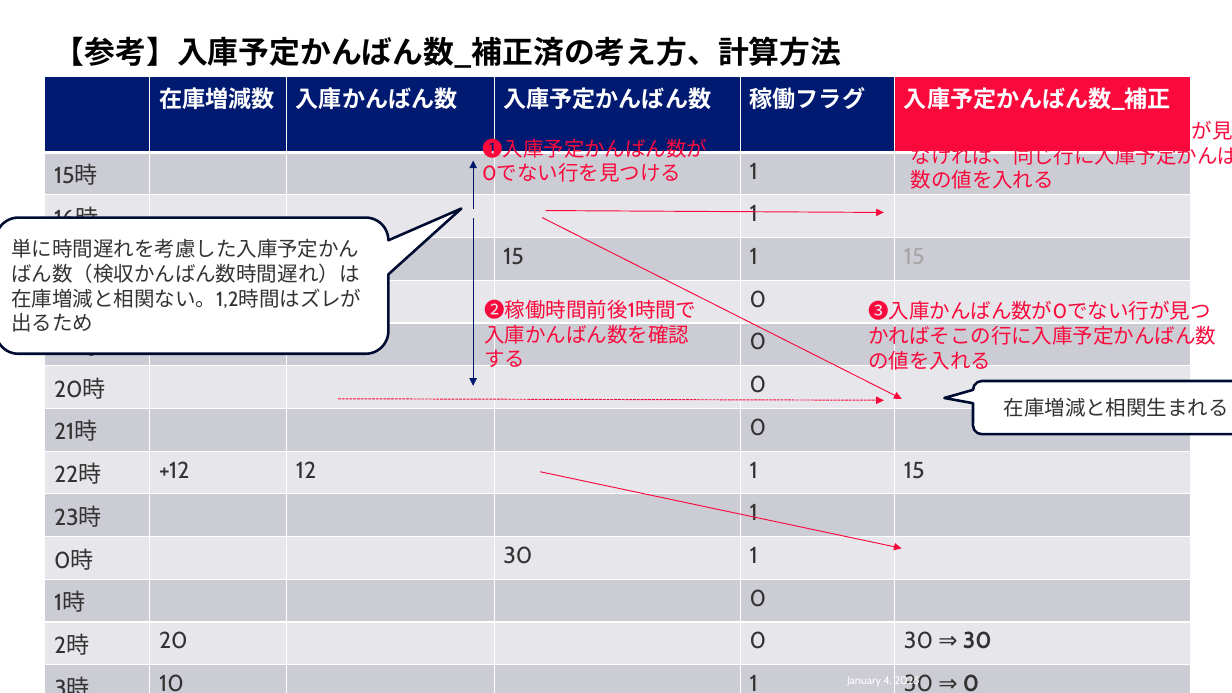
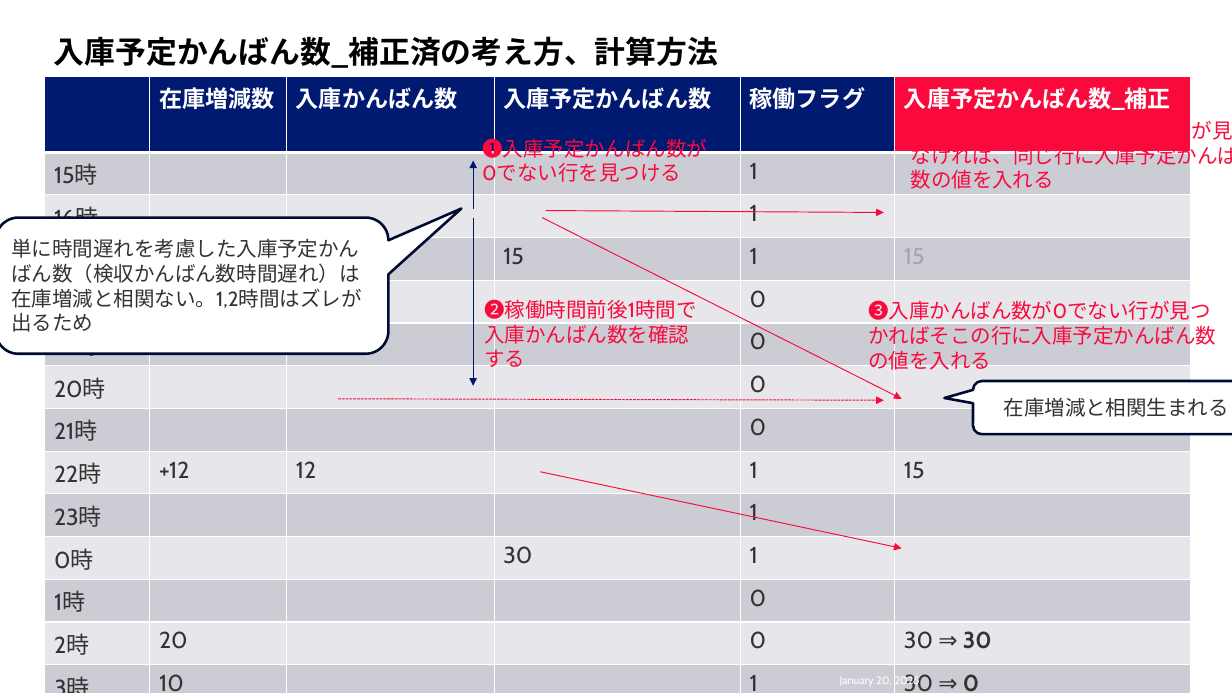
Before and after one commit to okayuuki/taiko, a slide deck: slide 25 of algo.pptx (slide 20 before the commit). Drawn at 1232x693 pixels with LibreOffice and Linux fonts; fonts in the diff are those of the drawing; background and template pictures are left out. Boxes give left, top, right and bottom in pixels: in the first picture for what was removed or moved away, otherwise in the second. Text is boxed around its words. In the diff, an @@ line names an element or a change of style, - is before the commit and + after.

```diff
--- a/algo.pptx
+++ b/algo.pptx
@@ text at (54,36,718,68): text changed @@
-【参考】入庫予定かんばん数_補正済の考え方、計算方法
+入庫予定かんばん数_補正済の考え方、計算方法
@@ text at (840,675,919,687): text changed @@
-January 4, 2025
+January 20, 2025
```
Also in this commit, not shown: 25 other slides changed, 7 slides added.
